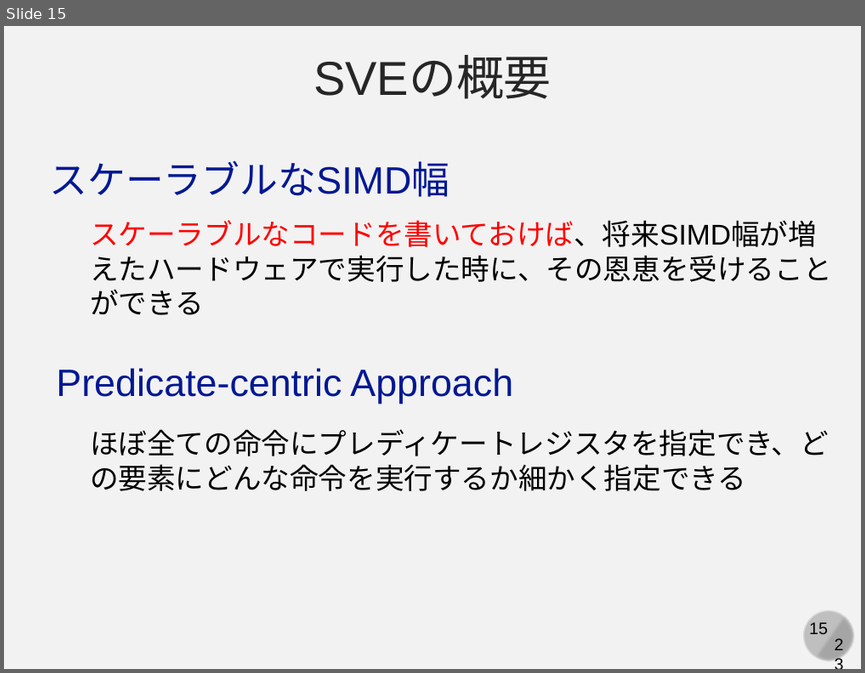
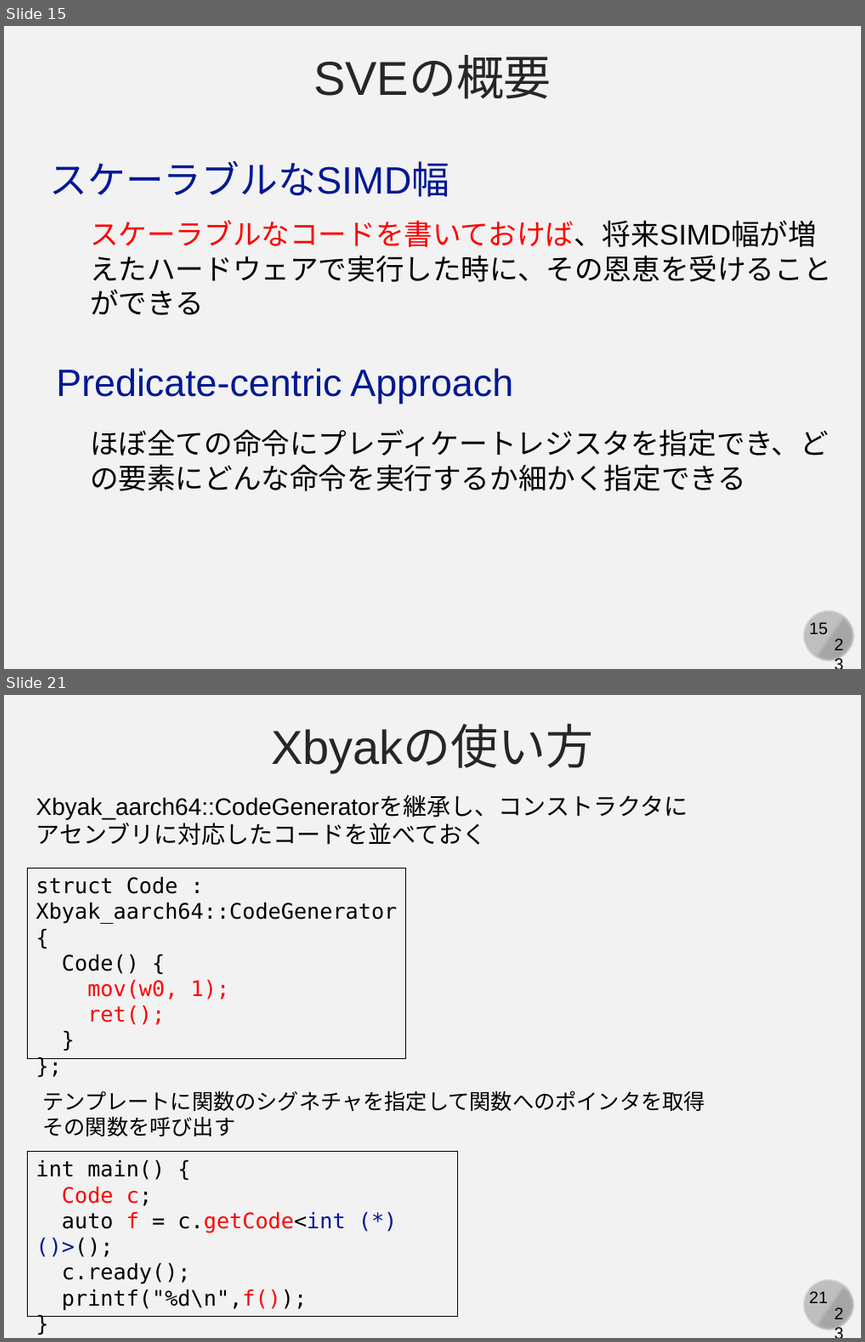
Before and after one commit to kaityo256/xbyak_aarch64_handson, a slide deck: slide/xbyak_aarch64.pptx. Shown one above the other, each under a label of ours: slide 15 before the commit, slides 15 and 21 after it; the slides between them are not shown. The pictures are 865x673 and 865x1342 pixels, drawn with LibreOffice and Linux fonts; fonts in the diff are those of the drawing. Boxes give left, top, right and bottom in pixels: in the first picture for what was removed or moved away, otherwise in the second. Text is boxed around its words. In the diff, an @@ line names an element or a change of style, - is before the commit and + after.

```diff
--- a/slide/xbyak_aarch64.pptx
+++ b/slide/xbyak_aarch64.pptx
@@ slide 21 added at bbox=[4, 695, 861, 1338], background #F2F2F2; not listed: 4 template elements that a slide beside it also shows @@
@@ text added at bbox=[271, 726, 593, 772], 40 pt, text #262626 @@
+Xbyakの使い方
@@ text added at bbox=[36, 796, 688, 845], 20 pt, text #000000 @@
+Xbyak_aarch64::CodeGeneratorを継承し、コンストラクタにアセンブリに対応したコードを並べておく
@@ rectangle added at bbox=[28, 868, 406, 1058], outline #000000 0.75 pt, 18 pt, text #000000 @@
+struct Code : Xbyak_aarch64::CodeGenerator {
+Code() {
+mov(w0, 1);
+ret();
+}
+};
@@ text added at bbox=[43, 1090, 705, 1136], 18 pt, text #000000 @@
+テンプレートに関数のシグネチャを指定して関数へのポインタを取得
+その関数を呼び出す
@@ rectangle added at bbox=[28, 1151, 458, 1315], outline #000000 0.75 pt, 18 pt, text #000000 @@
+int main() {
+Code c;
+auto f = c.getCode<int (*)()>();
+c.ready();
+printf("%d\n",f());
+}
```
Also in this commit, not shown: 2 slides changed, 10 other slides added, 1 other file.
